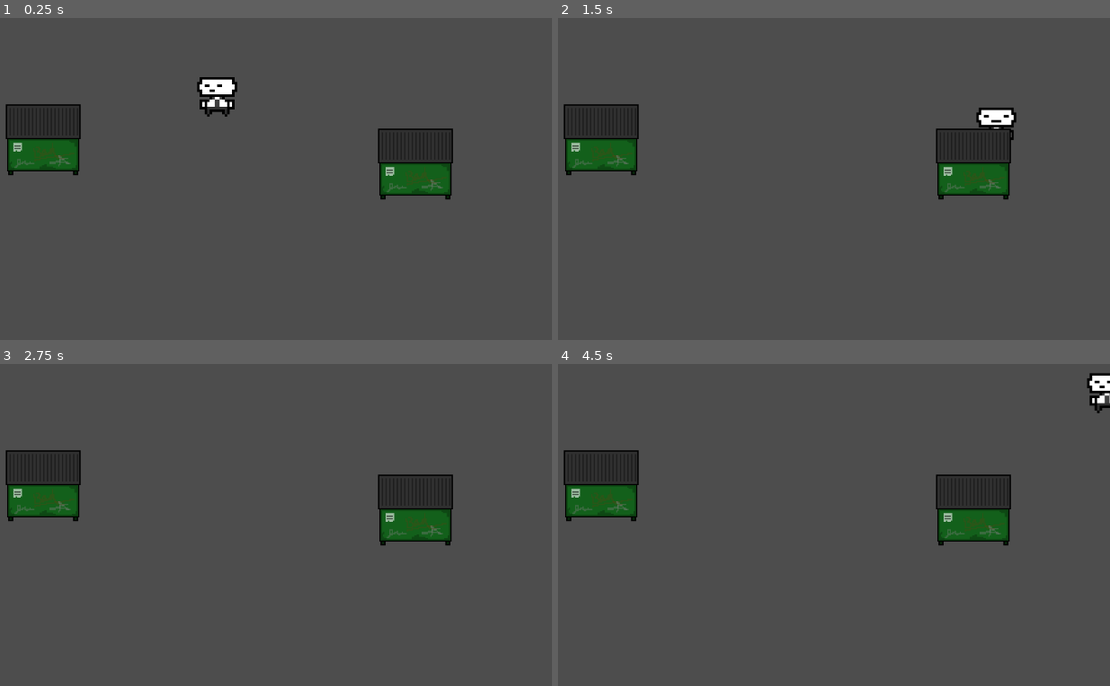
Above: before the commit, frames 1-4 (two rows, left to right).
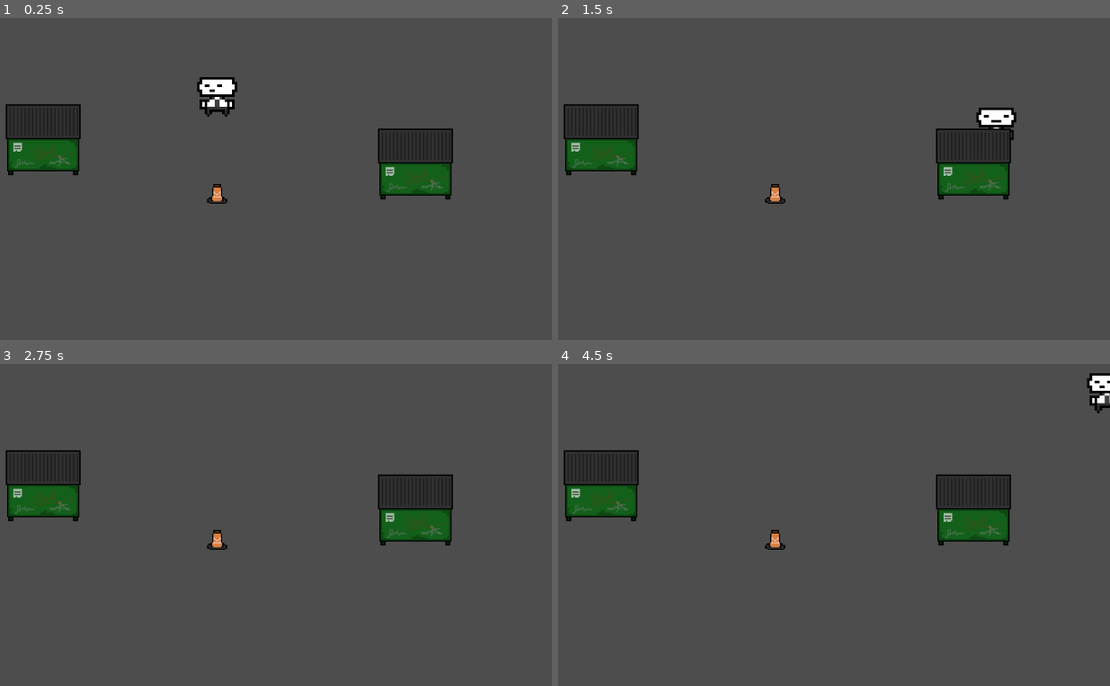
Above: after the commit, the same moments.

Repository: blkilpatrick42/Jim
Game: Godot game, scene res://scenes/dev_base.tscn
The game is run twice, just before and just after one commit, with the same random seed, the same clock (stepped at 60 frames per second) and the same inputs.
Inputs:
- Up to frame 1 (0.25 s): no input
- Up to frame 2 (1.5 s): tap Enter at 0.5 s; hold D (right) 0.53-1.28 s; hold S (down) from 1.28 s (still down)
- Up to frame 3 (2.75 s): release S (down) at 2.03 s; hold D (right) from 2.03 s (still down)
- Up to frame 4 (4.5 s): tap Space at 2.75, 4.25 s; release D (right) at 2.78 s; hold W (up) 2.78-3.53 s; tap Enter at 3.5 s; hold A (left) from 3.53 s (still down)

The runs differ from the first frame. In frame 1, 0.1% of the frame differs, in the area x 37-42%, y 51-58%; in frame 2, 0.1%; in frame 3, 0.1%; in frame 4, 0.1%.

Commit message:
added static prop template

Diff:
--- /dev/null
+++ b/entities/props_static/a_static_prop_template.tscn
@@ -0,0 +1,19 @@
+[gd_scene load_steps=3 format=3 uid="uid://ba0ojl5rnqg0k"]
+
+[ext_resource type="Texture2D" uid="uid://dlv7oxi4u13bp" path="res://sprites/props/trafficCone.png" id="1_smihh"]
+
+[sub_resource type="RectangleShape2D" id="RectangleShape2D_x7wqg"]
+size = Vector2(32, 10.5)
+
+[node name="prop_name_here" type="StaticBody2D"]
+y_sort_enabled = true
+
+[node name="sprite" type="Sprite2D" parent="."]
+y_sort_enabled = true
+scale = Vector2(0.5, 0.5)
+texture = ExtResource("1_smihh")
+
+[node name="CollisionShape2D" type="CollisionShape2D" parent="."]
+y_sort_enabled = true
+position = Vector2(0, 11.25)
+shape = SubResource("RectangleShape2D_x7wqg")
--- a/scenes/dev_base.tscn
+++ b/scenes/dev_base.tscn
@@ -1,16 +1,21 @@
-[gd_scene load_steps=3 format=3 uid="uid://58f6tstia2hp"]
+[gd_scene load_steps=4 format=3 uid="uid://58f6tstia2hp"]
 
 [ext_resource type="PackedScene" uid="uid://dip52lba5ep0f" path="res://entities/player/jim.tscn" id="1_gfq4y"]
-[ext_resource type="PackedScene" uid="uid://b8rx6qffj8jp1" path="res://entities/props_static/dumpster.tscn" id="2_f2ljo"]
+[ext_resource type="PackedScene" uid="uid://b8rx6qffj8jp1" path="res://entities/props_static/city/dumpster.tscn" id="2_f2ljo"]
+[ext_resource type="PackedScene" uid="uid://ba0ojl5rnqg0k" path="res://entities/props_static/a_static_prop_template.tscn" id="3_kfaqv"]
 
 [node name="Node2D" type="Node2D"]
 y_sort_enabled = true
 
 [node name="Jim" parent="." instance=ExtResource("1_gfq4y")]
 position = Vector2(615, 242)
+up_direction = Vector2(0.502706, -0.864457)
 
 [node name="Dumpster" parent="." instance=ExtResource("2_f2ljo")]
 position = Vector2(340, 347)
 
 [node name="Dumpster2" parent="." instance=ExtResource("2_f2ljo")]
 position = Vector2(937, 386)
+
+[node name="prop_name_here" parent="." instance=ExtResource("3_kfaqv")]
+position = Vector2(615, 410)
Renamed: entities/props_static/dumpster.tscn -> entities/props_static/city/dumpster.tscn
Binary file added: sprites/props/trafficCone.png
Not shown, added: sprites/props/trafficCone.png.import
